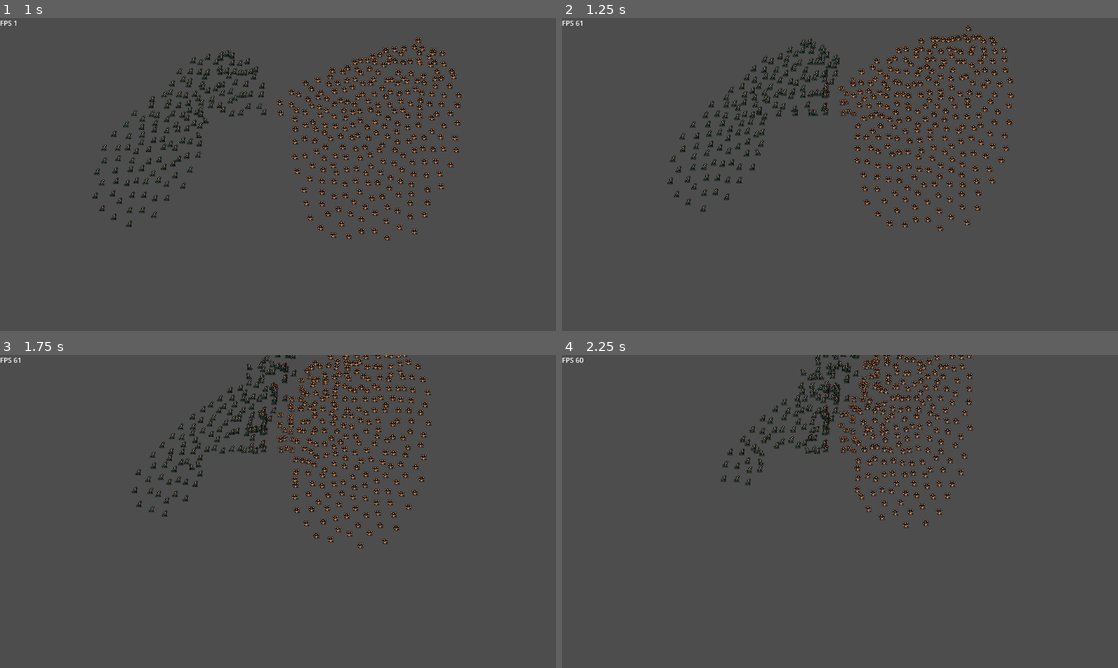
Above: before the commit, frames 1-4 (two rows, left to right).
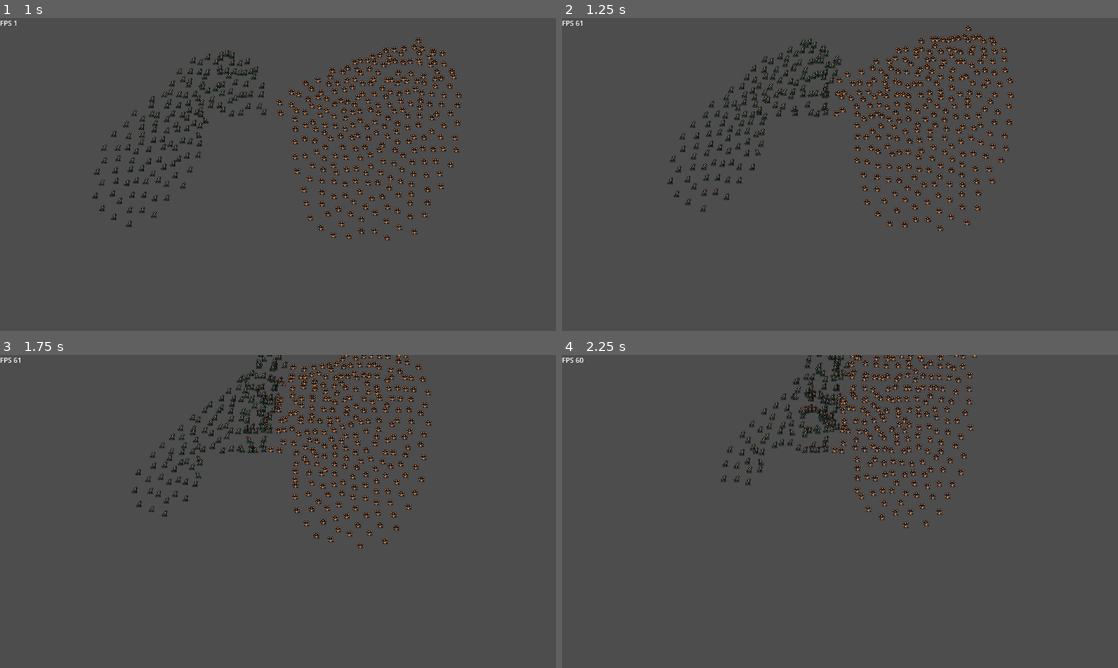
Above: after the commit, the same moments.

Repository: Snayff/nqp3
Game: Godot game, scene res://scenes/stages/combat/stage_combat.tscn
Two runs of this game, one before a commit and one after it. Both use one fixed random seed, a clock stepped at 60 frames per second and the inputs below.
Inputs (mouse positions are in pixels of both pictures, inside the frame that each line leads up to):
- Up to frame 1 (1 s): move the mouse to (400, 158) at 0.52 s; click (400, 158) at 0.67 s
- Up to frame 2 (1.25 s): no input
- Up to frame 3 (1.75 s): move the mouse to (166, 527) at 1.27 s; click (166, 527) at 1.42 s
- Up to frame 4 (2.25 s): move the mouse to (895, 442) at 2.02 s; click (895, 442) at 2.17 s

Frame 1 is identical in both runs. In frame 2, 1.0% of the frame differs, in the area x 42-64%, y 7-36%; in frame 3, 5.2%, in the area x 28-77%, y 0-49%; in frame 4, 5.2%.

Commit message:
removed basic attack, added new attacks in their place

Diff:
--- a/scripts/actions/attacks/basic_attack.gd
+++ b/scripts/actions/attacks/smash.gd
@@ -1,8 +1,8 @@
-class_name BasicAttack extends BaseAction
+class_name Smash extends BaseAction
 
 
 func _configure() -> void:
-	friendly_name = "Attack"
+	friendly_name = "smash"
 	tags = [Constants.ActionTag.DAMAGE]
 	valid_target_types = [Constants.TargetType.ENEMY]
 	_base_cooldown = 1
@@ -10,7 +10,7 @@
 	_base_damage = 10
 	_base_damage_type = Constants.DamageType.MUNDANE
 	_base_cast_time = 1
-	_base_range = 100
+	_base_range = Constants.MELEE_RANGE
 
 
 func use(initial_target: Actor) -> void:
--- /dev/null
+++ b/scripts/actions/attacks/wand_blast.gd
@@ -0,0 +1,38 @@
+class_name WandBlast extends BaseAction
+
+
+func _configure() -> void:
+	friendly_name = "Wand Blast"
+	tags = [Constants.ActionTag.DAMAGE]
+	valid_target_types = [Constants.TargetType.ENEMY]
+	_base_cooldown = 1
+	_base_stamina_cost = 5
+	_base_damage = 10
+	_base_damage_type = Constants.DamageType.MUNDANE
+	_base_cast_time = 1
+	_base_range = 100
+
+
+func use(initial_target: Actor) -> void:
+	super(initial_target)
+
+	var apply_damage = true
+
+	if not _creator.is_melee:
+		var projectile = _effect_projectile()
+
+		# wait for projectile to hit and then update target to Actor hit
+		var result : Array = await projectile.expired
+		var hit_target : bool =  result[0]
+
+		if hit_target:
+			_target = result[1]
+		else:
+			apply_damage = false
+
+	if apply_damage:
+		_effect_damage(_base_damage + _creator.stats.attack, _base_damage_type)
+
+
+func get_description() -> String:
+	return "Attack with sword, staff or the nearest big rock."  # TODO: add damage
--- a/scripts/components/actor_actions.gd
+++ b/scripts/components/actor_actions.gd
@@ -73,6 +73,7 @@
 
 	emit_signal("attacked")
 
+
 ## use a random, ready attack. resets cooldown.
 ##
 ## preference given to non basic attacks
@@ -80,12 +81,7 @@
 	var attack_to_use : BaseAction
 	for action in attacks.values():
 		if action.is_ready:
-			# we want to use other attacks before basic attack, if we have found one, use it.
-			if not action is BasicAttack:
-				attack_to_use = action
-				break
-			else:
-				attack_to_use = action
+			attack_to_use = action
 
 	# check we have an attack
 	if attack_to_use == null:
@@ -101,12 +97,7 @@
 	var attack_to_use : BaseAction
 	for action in attacks.values():
 		if action.is_ready:
-			# we want to use other attacks before basic attack, if we have found one, use it.
-			if not action is BasicAttack:
-				attack_to_use = action
-				break
-			else:
-				attack_to_use = action
+			attack_to_use = action
 
 	return attack_to_use
 
--- a/scripts/globals/ref_data.gd
+++ b/scripts/globals/ref_data.gd
@@ -22,7 +22,7 @@
 		"tier": 1,
 		"actions": {  ## must use {Action Type, script name} (NOT class name)
 			Constants.ActionType.ATTACK : [
-				"basic_attack"
+				"smash"
 			],
 			Constants.ActionType.REACTION : { },
 		}
@@ -45,7 +45,7 @@
 		"tier": 1,
 		"actions": {  ## must use Action Type, script name (NOT class name)
 			Constants.ActionType.ATTACK : [
-				"basic_attack"
+				"wand_blast"
 			],
 			Constants.ActionType.REACTION : {
 				Constants.ActionTrigger.ON_DEAL_DAMAGE : [
